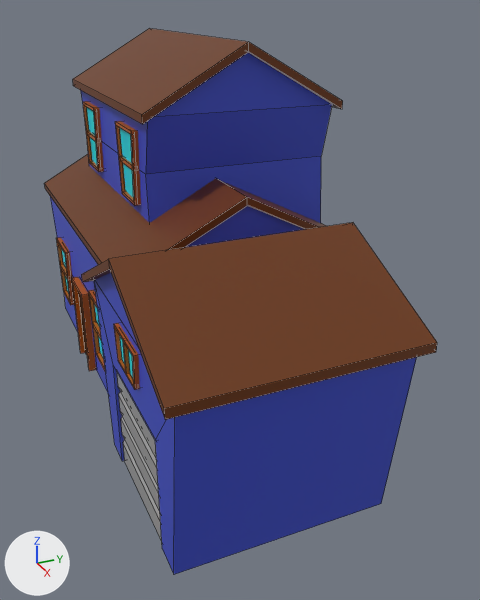
Renders of the FBX model Documentacao/Modelos/Cenário/Modelos3D/Lucas/Prefabs/Casas/Casa2.fbx from each side of a commit.
Before and after are seen from a camera (50 mm lens) standing at (14.24, -4.96, 9.28) and looking at (0.81, 1.08, 2.57). Lighting does not change. The marker at lower left points along +X, +Y and +Z. Mesh edges are drawn as thin lines. Where no turn or scale is listed for an object, it has been applied to the vertices. Vertices at the same position are counted once.

Names of what the first picture shows: 'Casa2'.
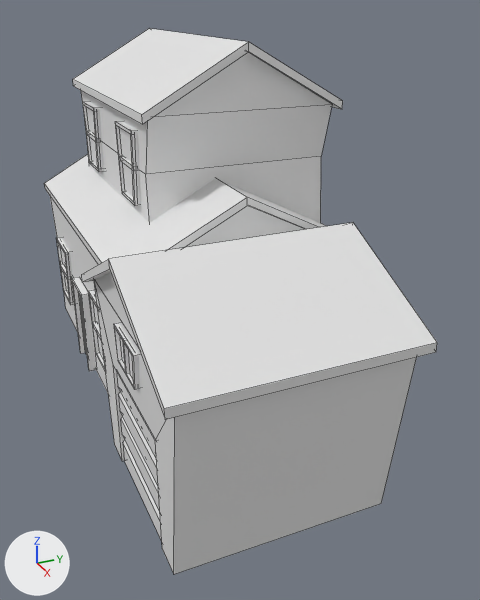
Where the newer file only moved an object's origin or applied its transform, the numbers keep the older frame.

Boxes (x1, y1, x2, y2) around the edits, measured in the pictures (480 x 600 px):
part 1 of me_cube_010, cut back: before (62, 250, 104, 358); after (61, 248, 104, 360)
part 2 of me_cube_010, recoloured: (44, 28, 437, 574) in both

Edits to the bpy script that builds the scene:
```text
Change me_cube_010:
    used by ob_casa2; location = (0.0, 0.0, 0.0)
    verts and faces of me_cube_010; kept vertices keep their numbers, new ones are numbered from 333
    before: 1 (-6.58, -2.08, 3.89), 3 (-6.58, 3.51, 3.89), 5 (1.88, -2.08, 3.89), 7 (1.88, 3.51, 3.89), 8 (-6.95, 0.72, 5.3)
    before: 9 (1.88, 0.72, 5.3), 11 (-6.05, -0.93, 7.01), 13 (-6.05, 3.51, 7.01), 15 (0.61, -0.93, 7.01), 17 (0.61, 3.51, 7.01) at pixel (332, 104)
    before: 18 (-6.05, 1.29, 8.24), 19 (0.61, 1.29, 8.24), 25 (6.39, 1.92, 3.91), 27 (1.21, 1.92, 3.91), 28 (3.8, -2.46, 5.14)
    before: 29 (3.8, 1.92, 5.14), 32 (6.39, -2.46, 3.91), 33 (1.21, -2.46, 3.91), 171 (-0.76, -2.11, 1.03), 172 (0.22, -2.11, 1.03)
    before: 173 (-0.93, -2.11, 2.67) at pixel (92, 291), 174 (0.39, -2.11, 2.67), 199 (-5.07, -2.11, 1.03), 200 (-4.08, -2.11, 1.03) at pixel (73, 303), 201 (-5.24, -2.11, 2.67) at pixel (60, 238)
    before: 202 (-3.92, -2.11, 2.67) at pixel (68, 252)
    remove me_cube_010.from_pydata(...)  # 333 vertices, 266 faces; spans x -7.09..6.54, y -2.67..3.67, z 0.02..8.42
    add me_cube_010.from_pydata(...)  # 333 vertices, 260 faces; spans x -7.09..6.54, y -2.67..3.67, z 0.02..8.42
    me_cube_010 part 1
    add delete_faces([(1, 5, 9, 8), (3, 8, 9, 7), (11, 15, 19, 18), (13, 18, 19, 17), (25, 29, 28, 32), (27, 33, 28, 29)])
    add for i in [*range(171, 175), *range(199, 203)]: verts[i] += (0.0, -0.01, 0.0)
    me_cube_010 part 2: 260 faces spanning x -7.09..6.54, y -2.67..3.67, z 0.02..8.42 switch from mat_material (picture img_decoracaocidade_png) to no material
```
